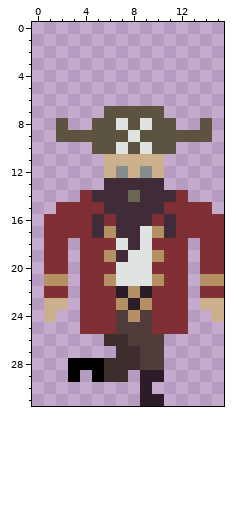
One commit to this pixel-art sprite: img/pirate/walk2.png. The picture above is the old version.
The file is 16x32 pixels.
Once edited:
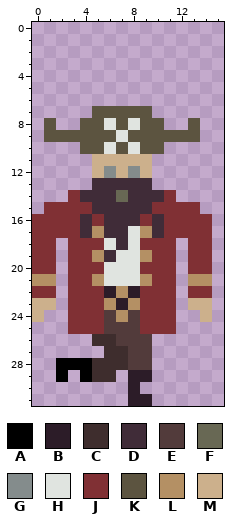
Palette (. is transparent): A #000000  B #2c1c28  C #3e2d2d  D #402c38  E #523b3b  F #686854  G #848c8c  H #e0e4e0  J #803034  K #5c5440  L #b49064  M #ccb08c
From the commit log: made walk cycle better
Change:
y 7: x 5 . -> K; x 10 K -> .
y 8: x 1..2 .K -> K.; x 4 . -> K; x 6..9 KHKH -> HKHK; x 11 K -> .; x 13..14 .K -> K.
y 9: x 1 . -> K; x 7..8 KH -> HK; x 14 K -> .
y 10: x 4 . -> K; x 6..9 KHKH -> HKHK; x 11 K -> .
y 11: x 5 . -> M; x 10 M -> .
y 12: x 5..10 .MGMGM -> MGMGM.
y 13: x 5 . -> D; x 10 D -> .
y 14: x 3..4 .J -> JD; x 7..8 DF -> FD; x 11..12 DJ -> J.
y 15: x 1 . -> J; x 5 J -> D; x 10 D -> J; x 14 J -> .
y 16: x 0 . -> J; x 4..6 JDJ -> DJD; x 9..11 DJD -> JDJ; x 15 J -> .
y 17: x 0 . -> J; x 4..6 JDL -> DLD; x 8..11 DHLD -> HLDJ; x 15 J -> .
y 18: x 0 . -> J; x 2..3 J. -> .J; x 6..9 JHDH -> HDHJ; x 12..13 J. -> .J; x 15 J -> .
y 19: x 0 . -> J; x 2..3 J. -> .J; x 5..7 JLD -> LDH; x 9..10 HL -> LJ; x 12..13 J. -> .J; x 15 J -> .
y 20: x 0 . -> J; x 2..3 J. -> .J; x 6 J -> H; x 9 H -> J; x 12..13 J. -> .J; x 15 J -> .
y 21: x 0 . -> L; x 2..3 L. -> .J; x 5..6 JL -> LH; x 9..10 HL -> LJ; x 12..13 J. -> .L; x 15 L -> .
y 22: x 0 . -> J; x 2..3 J. -> .J; x 6..9 JBLB -> BLBJ; x 12..13 J. -> .J; x 15 J -> .
y 23: x 0 . -> M; x 2..3 M. -> .J; x 6..9 JLBL -> LBLJ; x 12..13 J. -> .M; x 15 M -> .
y 24: x 0..1 .M -> M.; x 3 . -> J; x 6..9 JELE -> ELEJ; x 12 J -> .; x 14..15 .M -> M.
y 25: x 3 . -> J; x 6 J -> E; x 9 E -> J; x 12 J -> .
y 26: x 5 . -> C; x 7 C -> E; x 10 E -> .
y 27: x 6 . -> C; x 8 C -> E; x 10 E -> .
y 28: x 2 . -> A; x 5 A -> C; x 8 C -> E; x 10 E -> .
y 29: x 2..5 .A.A -> A.AC; x 7..8 C. -> .B; x 10 B -> .
y 30: x 8..9 .B -> B.
y 31: x 8 . -> B; x 10 B -> .
Pixel boxes of the changes (left, top, right, bottom) in both pictures:
changed: (32, 106, 224, 406)
